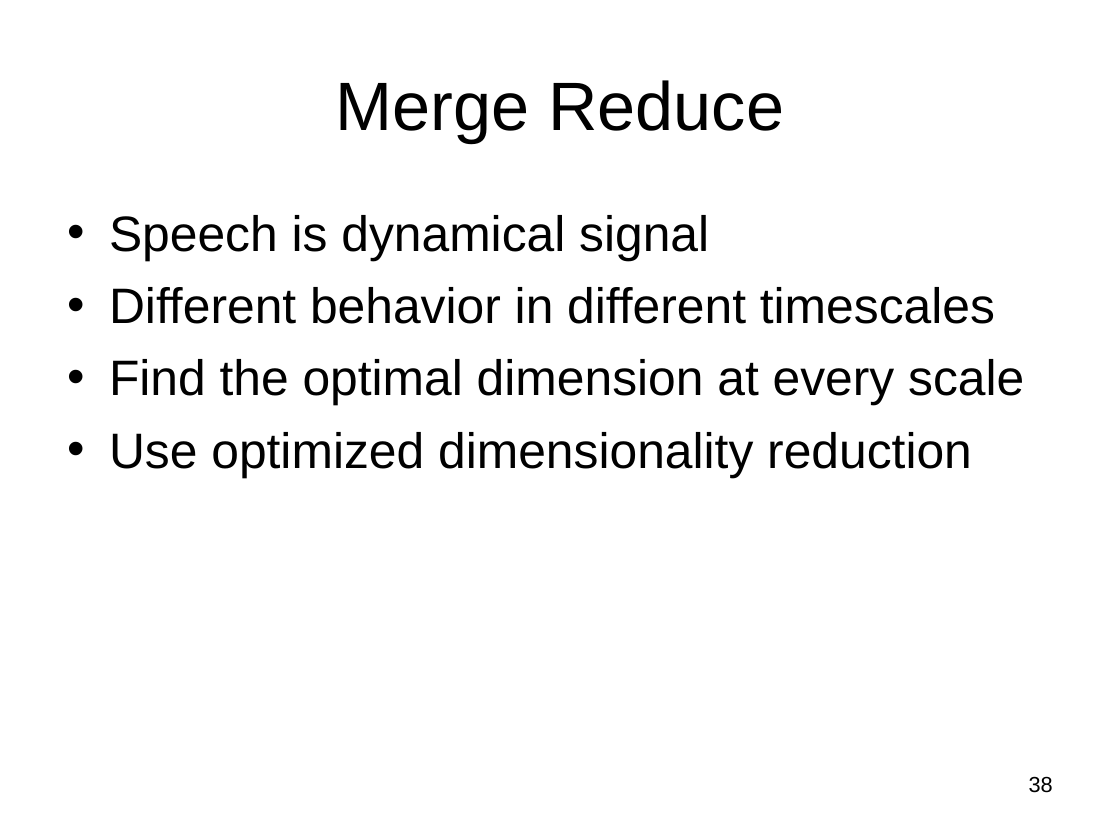
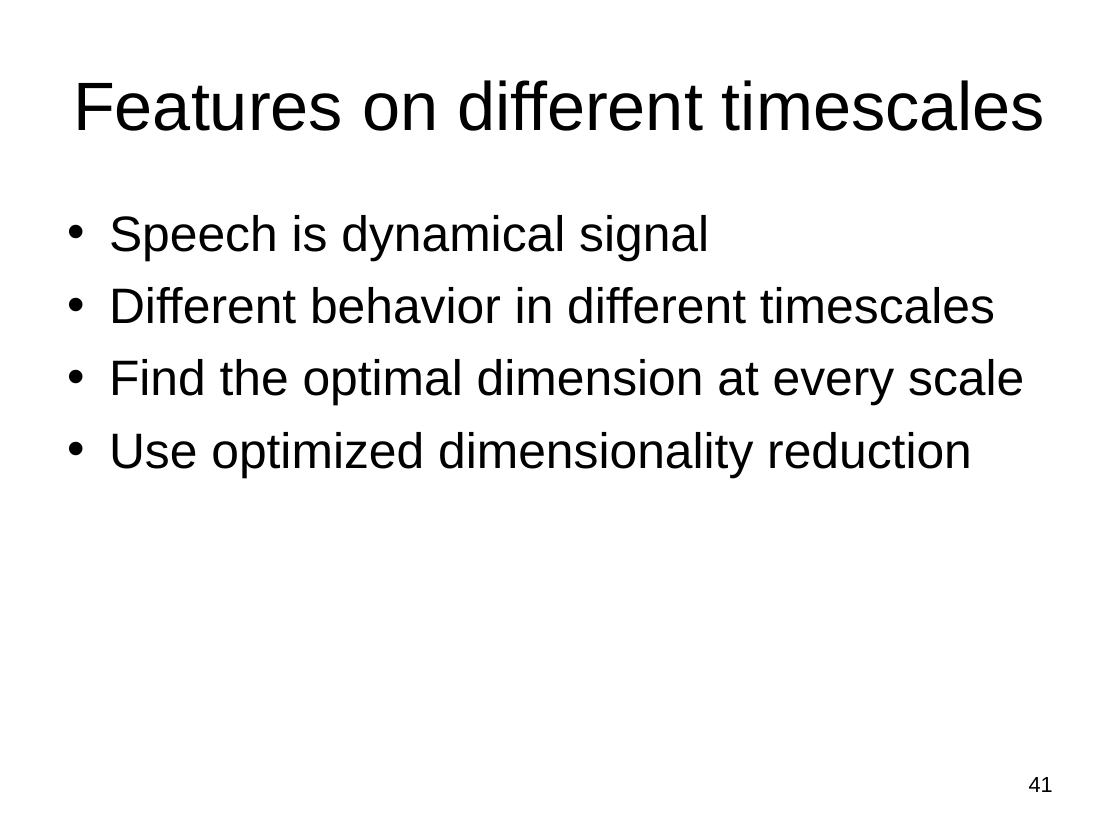
Before and after one commit to subailong/mlpack, a slide deck: slide 41 of fastlib/u/nvasil/docs/proposal/proposal.ppt (slide 38 before the commit). Drawn at 1120x840 pixels with LibreOffice and Linux fonts; fonts in the diff are those of the drawing. Boxes give left, top, right and bottom in pixels: in the first picture for what was removed or moved away, otherwise in the second. Text is boxed around its words. In the diff, an @@ line names an element or a change of style, - is before the commit and + after.

```diff
--- a/fastlib/u/nvasil/docs/proposal/proposal.ppt
+++ b/fastlib/u/nvasil/docs/proposal/proposal.ppt
@@ title at bbox=[73, 80, 1045, 131]: text changed @@
-Merge Reduce
+Features on different timescales
@@ page number at bbox=[1029, 777, 1053, 792]: text changed @@
-38
+41
```
Also in this commit, not shown: 16 other slides changed, 5 slides added, 1 slide removed, 4 other files.
